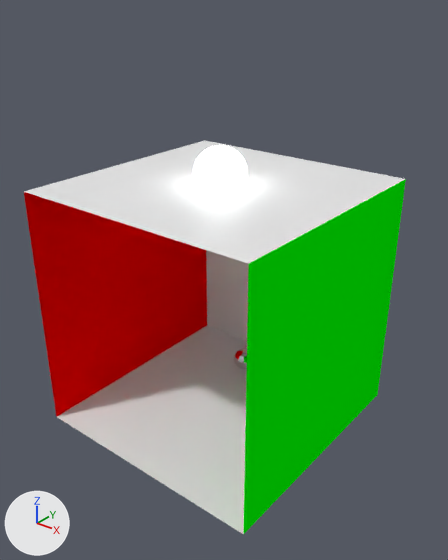
Renders of the Blender file groundtruth.blend from each side of a commit.
Rendered twice from a camera (50 mm lens) standing at (2.79, -3.44, 2.37) and looking at (0.09, -0.07, 0.28). Every picture has the same lights, and +X, +Y and +Z are marked at lower left.
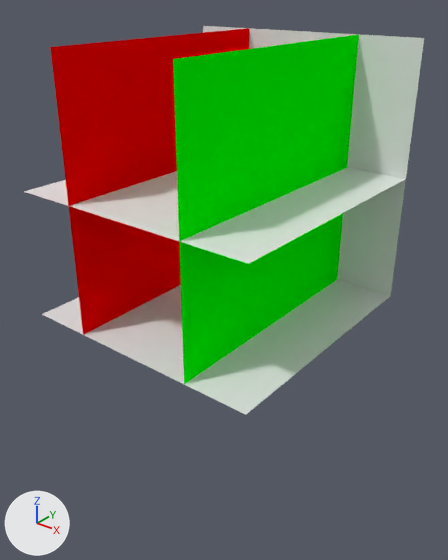
Commit message: groundtruth for Cornell box

Edits to the bpy script that builds the scene:
```text
Remove ob_sphere_009:
    ob_sphere_009 = bpy.data.objects.new('Sphere.009', me_sphere_009)
    ob_sphere_009.location = (0.0, -0.003, 1.091)
    ob_sphere_009.scale = (0.2, 0.2, 0.2)
Remove ob_sphere_007:
    ob_sphere_007 = bpy.data.objects.new('Sphere.007', me_sphere_007)
    ob_sphere_007.location = (-0.2, 0.6, -0.9)
    ob_sphere_007.scale = (0.1, 0.1, 0.1)
Change ob_plane:
    ob_plane.location: (0.0, 0.0, -1.0) -> (0.0, 0.0, 0.0)
Change ob_plane_001:
    ob_plane_001.location: (0.0, 1.0, 0.0) -> (0.0, 1.0, 1.0)
Change ob_plane_002:
    ob_plane_002.location: (-1.0, 0.0, 0.0) -> (-0.5, 0.0, 1.0)
Change ob_plane_003:
    ob_plane_003.location: (1.0, 0.0, 0.0) -> (0.5, 0.0, 1.0)
```

Boxes [x1, y1, x2, y2] around the edits, measured in the pictures (448 x 560 px):
'Plane.003', moved
    before: [244, 179, 406, 533]
    after: [173, 34, 359, 384]
'Plane.002', moved
    before: [24, 192, 207, 417]
    after: [50, 28, 249, 335]
'Plane', moved
    before: [57, 325, 247, 534]
    after: [42, 280, 390, 415]
'Plane.001', moved
    before: [206, 250, 249, 341]
    after: [203, 26, 424, 296]
'Sphere.009', deleted
    before: [193, 145, 248, 193]
'Sphere.007', deleted
    before: [234, 348, 247, 369]
